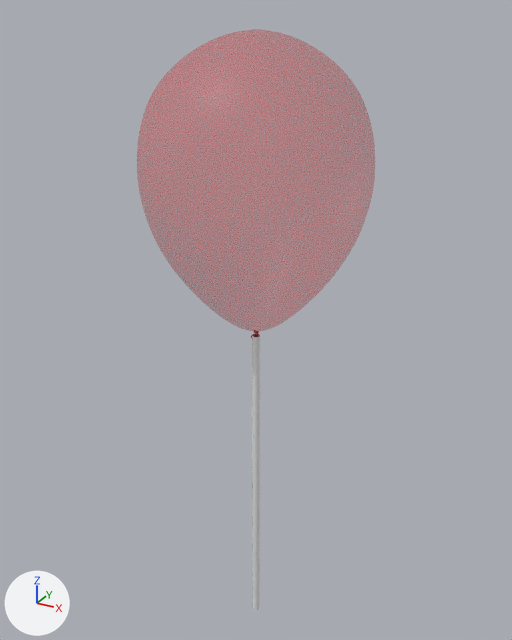
One commit to the Blender file Assets/BlenderModels/balloon.blend: the scene before it, then after it.
One viewpoint serves both versions: a 50 mm lens placed at (3.44, -6.26, 1.78), pointed at (-0.11, 0.2, -1.45). Arrows for +X, +Y and +Z are at lower left; the lights stay in place.

The first picture shows 'balloonString', 'balloonbody'.
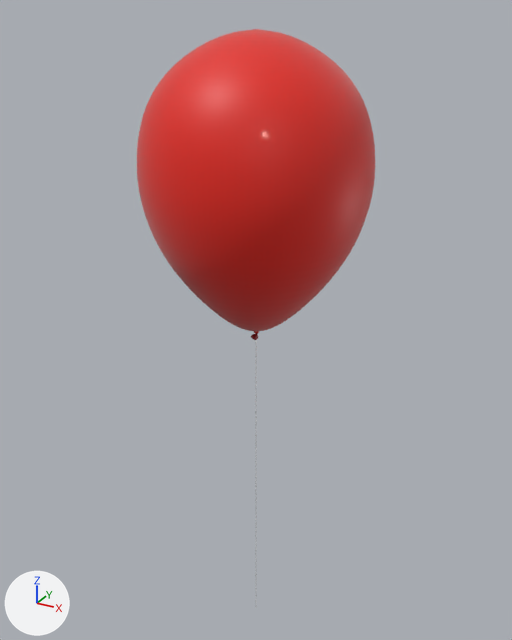
What the commit changed:
In material 'balloon_body' (mat_balloon_body), alpha goes from 0.3 to 1.0.
In material 'balloon_body' (mat_balloon_body), sheen_weight is now set to 0.158.
Object 'balloonString' (ob_balloonstring) is rescaled from (1.0, 1.0, 1.0) to (1.0, 0.211, 0.00371).

Where the change shows, as pixel boxes [x1, y1, x2, y2] in the pictures (512 x 640 px):
'balloonbody', surface changed (brown to red)
    both: [137, 29, 375, 340]
'balloonString', rescaled (not visible afterwards)
    before: [252, 334, 260, 610]
